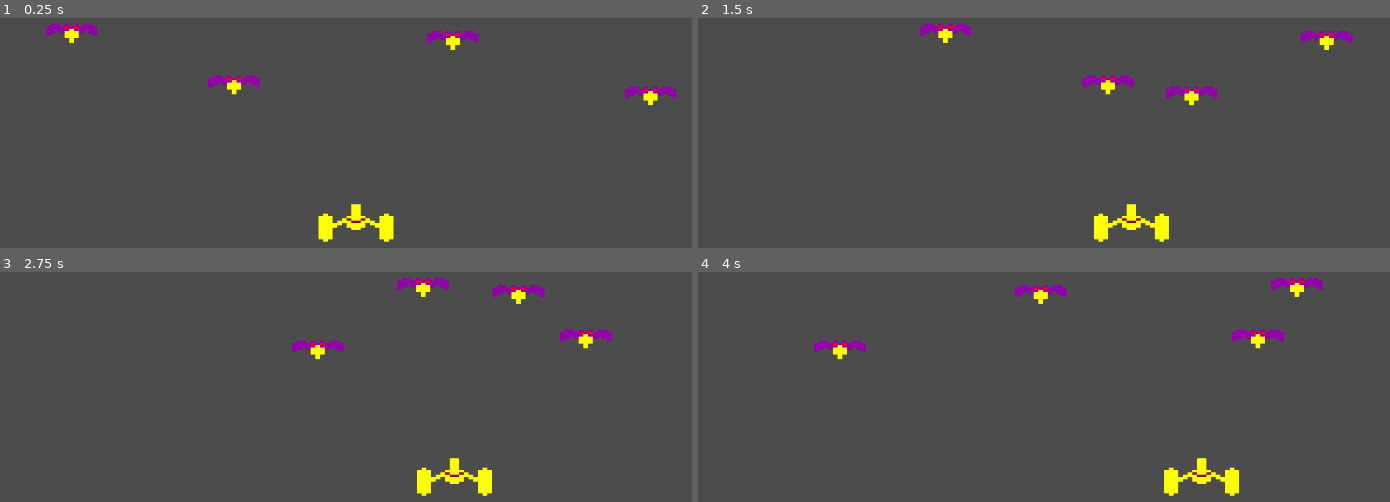
Above: before the commit, frames 1-4 (two rows, left to right).
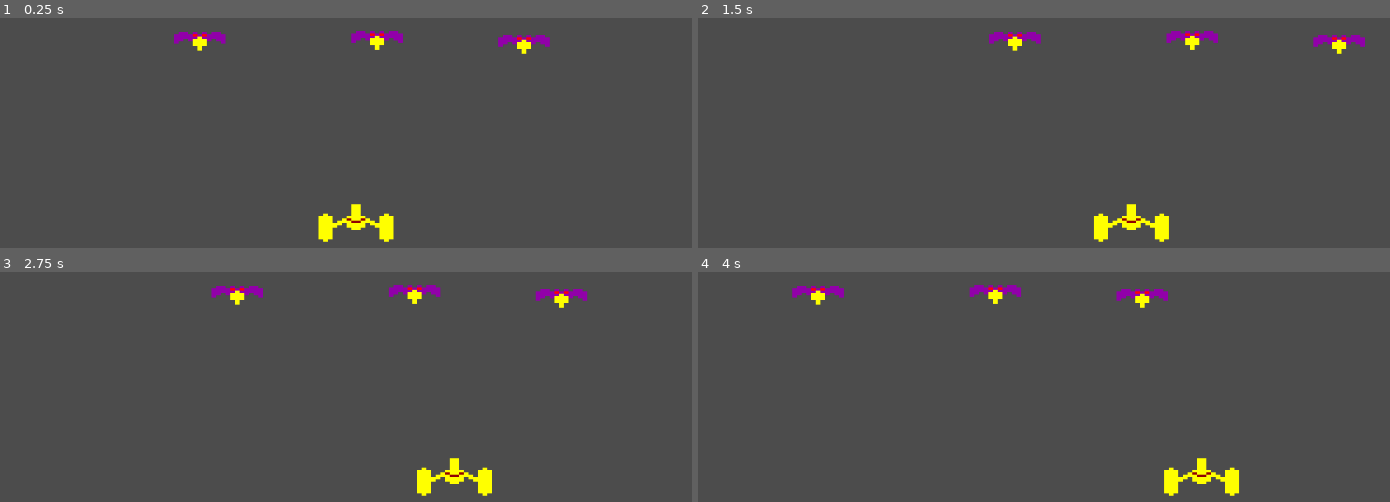
Above: after the commit, the same moments.

Repository: FranzMV/SpaceHawks
Game: Godot game, scene res://EscenaDeJuego.tscn
The game is run twice, just before and just after one commit, with the same random seed, the same clock (stepped at 60 frames per second) and the same inputs.
Inputs:
- Up to frame 1 (0.25 s): no input
- Up to frame 2 (1.5 s): hold Right (ui_right) 0.53-1.28 s; hold Left (ui_left) from 1.28 s (still down)
- Up to frame 3 (2.75 s): release Left (ui_left) at 2.03 s; hold Right (ui_right) from 2.03 s (still down)
- Up to frame 4 (4 s): release Right (ui_right) at 3.53 s; hold Left (ui_left) from 3.53 s (still down)

The runs differ from the first frame. In frame 1, 2.4% of the frame differs, in the area x 6-98%, y 2-39%; in frame 2, 2.2%; in frame 3, 2.2%; in frame 4, 2.4%.

Commit message:
Compartir datos entre enemigos

Diff:
--- /dev/null
+++ b/BloqueDeEnemigos.gd
@@ -0,0 +1,7 @@
+extends Node2D
+
+export var velocidad : int = 120
+
+
+func _ready():
+	pass
--- a/Enemigo.gd
+++ b/Enemigo.gd
@@ -9,6 +9,8 @@
 
 
 func _process(delta):
+	velocidadActual = get_parent().get_node("BloqueDeEnemigos").velocidad
 	position.x += velocidadActual * delta
 	if position.x < 100 or position.x > 900:
 		velocidadActual = - velocidadActual
+		get_parent().get_node("BloqueDeEnemigos").velocidad = velocidadActual
--- a/EscenaDeJuego.tscn
+++ b/EscenaDeJuego.tscn
@@ -1,10 +1,14 @@
-[gd_scene load_steps=4 format=2]
+[gd_scene load_steps=5 format=2]
 
 [ext_resource path="res://images/nave.png" type="Texture" id=1]
 [ext_resource path="res://Nave.gd" type="Script" id=2]
 [ext_resource path="res://Enemigo.tscn" type="PackedScene" id=3]
+[ext_resource path="res://BloqueDeEnemigos.gd" type="Script" id=4]
 
 [node name="EscenaDeJuego" type="Node2D"]
+
+[node name="BloqueDeEnemigos" type="Node2D" parent="."]
+script = ExtResource( 4 )
 
 [node name="Nave" type="Area2D" parent="."]
 script = ExtResource( 2 )
@@ -14,13 +18,10 @@
 texture = ExtResource( 1 )
 
 [node name="Enemigo" parent="." instance=ExtResource( 3 )]
-position = Vector2( 103, 57 )
+position = Vector2( 282, 67 )
 
 [node name="Enemigo2" parent="." instance=ExtResource( 3 )]
-position = Vector2( 311, 123 )
+position = Vector2( 509, 66 )
 
 [node name="Enemigo3" parent="." instance=ExtResource( 3 )]
-position = Vector2( 591, 66 )
-
-[node name="Enemigo4" parent="." instance=ExtResource( 3 )]
-position = Vector2( 844, 137 )
+position = Vector2( 697, 71 )
